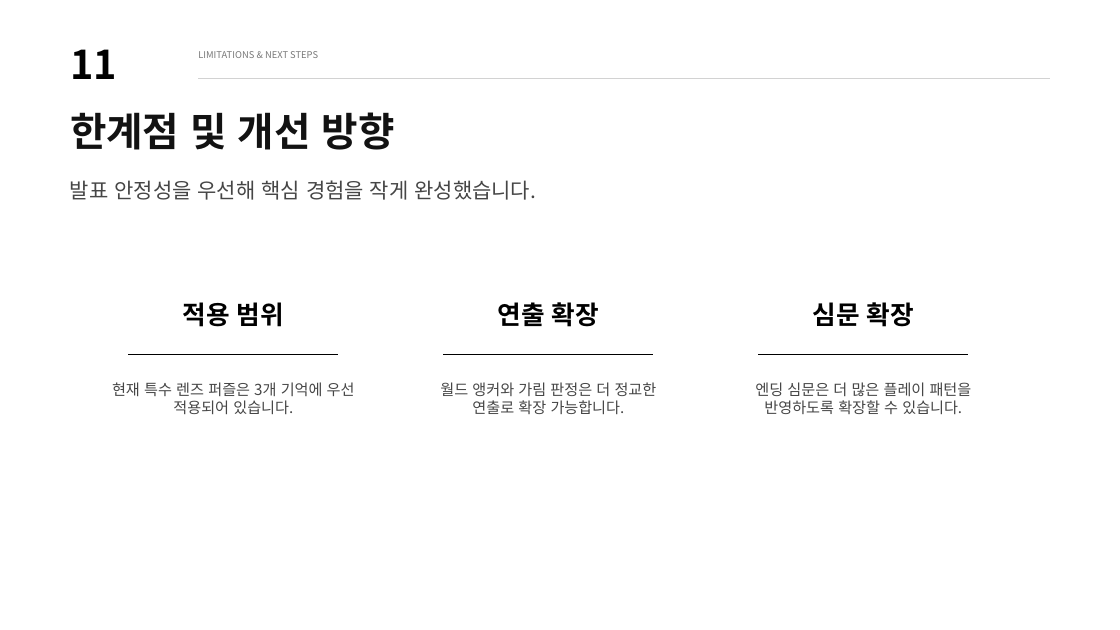
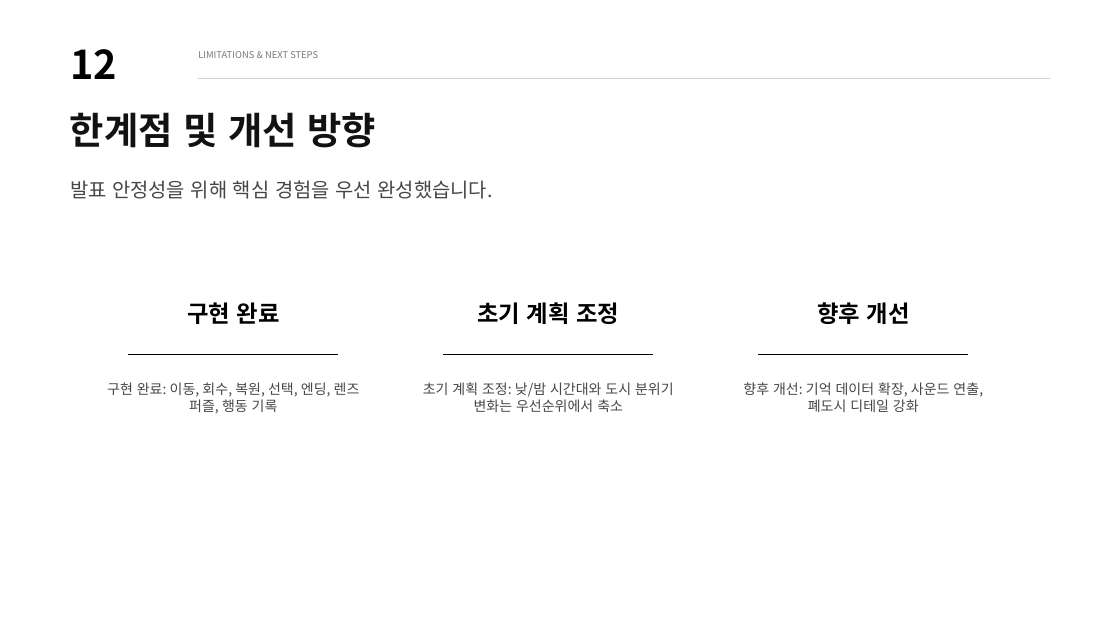
Before and after one commit to wodnd0403/memory_recycler, a slide deck: slide 12 of Docs/MemoryRecycler3D_Final_Presentation_SAFE.pptx (slide 11 before the commit). Drawn at 1120x630 pixels with LibreOffice and Linux fonts; fonts in the diff are those of the drawing. Boxes give left, top, right and bottom in pixels: in the first picture for what was removed or moved away, otherwise in the second. Text is boxed around its words. In the diff, an @@ line names an element or a change of style, - is before the commit and + after.

Commit message:
docs: 제안서 반영 최종 발표 PPT 완성

```diff
--- a/Docs/MemoryRecycler3D_Final_Presentation_SAFE.pptx
+++ b/Docs/MemoryRecycler3D_Final_Presentation_SAFE.pptx
@@ text at [70,49,117,79]: text changed @@
-11
+12
@@ text "한계점 및 개선 방향" at [70,112,376,148]: size 34 to 32 pt @@
@@ text at [70,180,493,199]: text changed; size 18 to 17 pt @@
-발표 안정성을 우선해 핵심 경험을 작게 완성했습니다.
+발표 안정성을 위해 핵심 경험을 우선 완성했습니다.
@@ text at [187,302,280,324]: text changed; size 22 to 20 pt @@
-적용 범위
+구현 완료
@@ text at [477,302,619,324]: text changed; size 22 to 20 pt @@
-연출 확장
+초기 계획 조정
@@ text at [817,302,910,324]: text changed; size 22 to 20 pt @@
-심문 확장
+향후 개선
@@ text at [107,382,360,413]: text changed; size 13 to 12 pt @@
-현재 특수 렌즈 퍼즐은 3개 기억에 우선 적용되어 있습니다.
+구현 완료: 이동, 회수, 복원, 선택, 엔딩, 렌즈 퍼즐, 행동 기록
@@ text at [423,382,674,412]: text changed; size 13 to 12 pt @@
-월드 앵커와 가림 판정은 더 정교한 연출로 확장 가능합니다.
+초기 계획 조정: 낮/밤 시간대와 도시 분위기 변화는 우선순위에서 축소
@@ text at [743,382,983,412]: text changed; size 13 to 12 pt @@
-엔딩 심문은 더 많은 플레이 패턴을 반영하도록 확장할 수 있습니다.
+향후 개선: 기억 데이터 확장, 사운드 연출, 폐도시 디테일 강화
```
Also in this commit, not shown: 9 other slides changed, 3 slides added, 2 slides removed, 3 other files.
